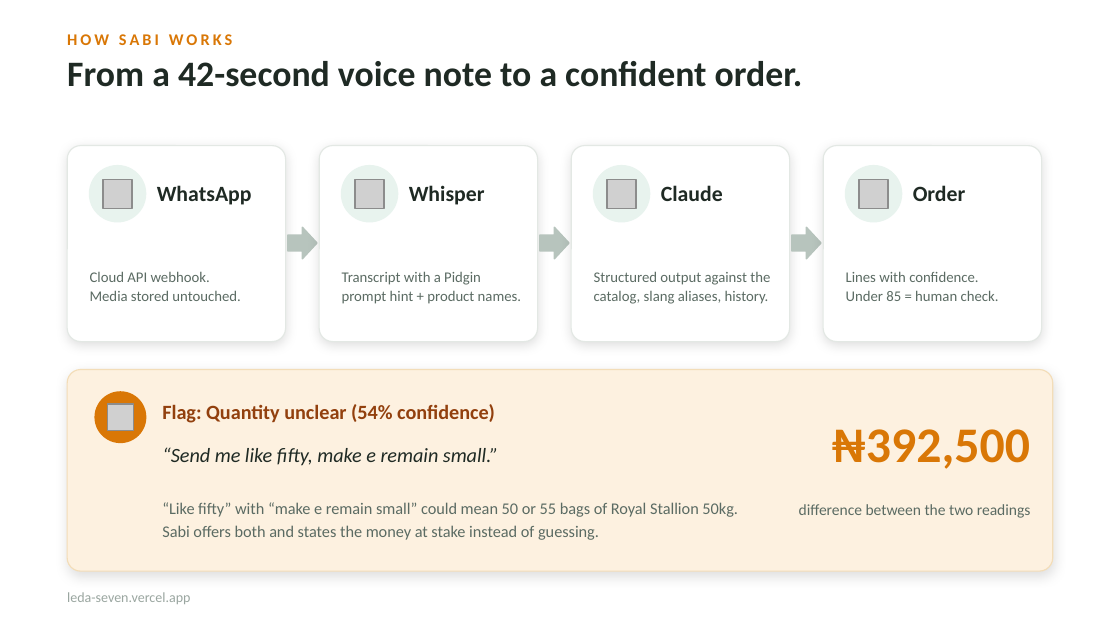
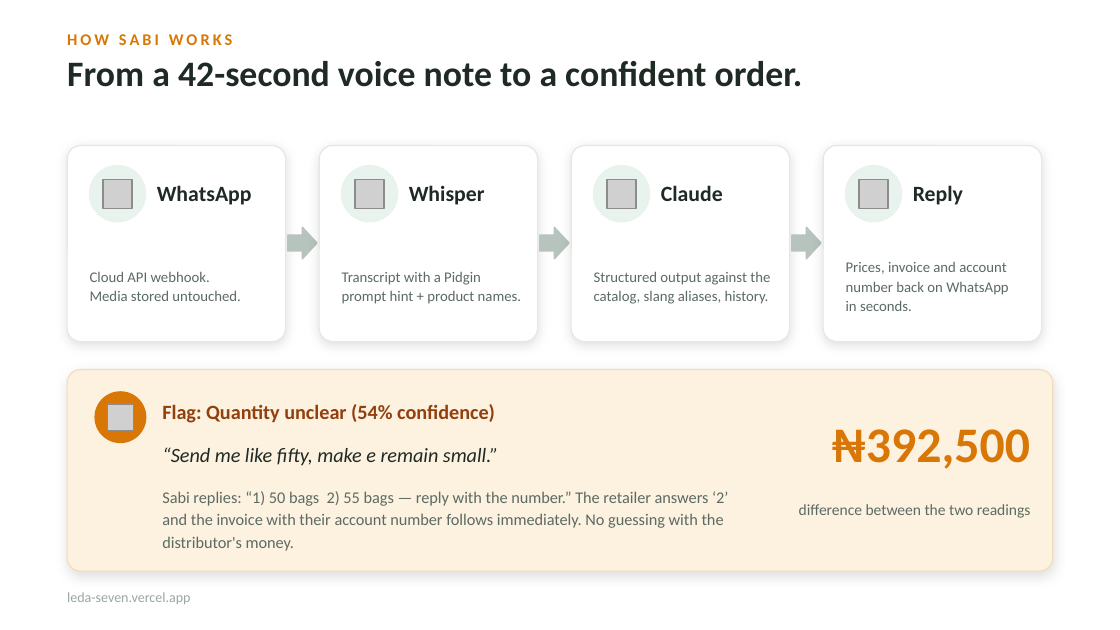
Before and after one commit to treasurebby/Leda, a slide deck: slide 5 of docs/Leda-Hackathon-Demo.pptx. Drawn at 1120x630 pixels with LibreOffice and Linux fonts; fonts in the diff are those of the drawing; grey boxes stand for pictures. Boxes give left, top, right and bottom in pixels: in the first picture for what was removed or moved away, otherwise in the second. Text is boxed around its words. In the diff, an @@ line names an element or a change of style, - is before the commit and + after.

```diff
--- a/docs/Leda-Hackathon-Demo.pptx
+++ b/docs/Leda-Hackathon-Demo.pptx
@@ text at [913, 185, 963, 205]: text changed @@
-Order
+Reply
@@ text at [846, 262, 1008, 311]: text changed @@
-Lines with confidence.
-Under 85 = human check.
+Prices, invoice and account
+number back on WhatsApp
+in seconds.
@@ text at [162, 491, 728, 551]: text changed @@
-“Like fifty” with “make e remain small” could mean 50 or 55 bags of Royal Stallion 50kg. Sabi offers both and states the money at stake instead of guessing.
+Sabi replies: “1) 50 bags 2) 55 bags — reply with the number.” The retailer answers ‘2’ and the invoice with their account number follows immediately. No guessing with the distributor's money.
```
Also in this commit, not shown: 2 other slides changed.
